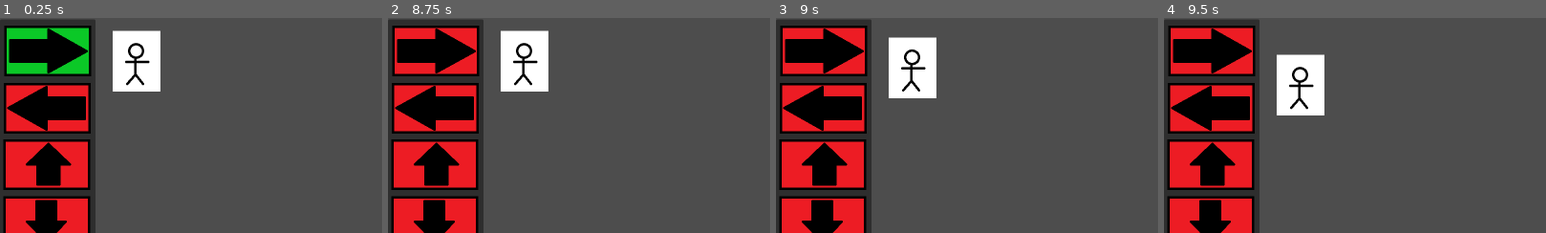
Above: before the commit, frames 1-4 (left to right).
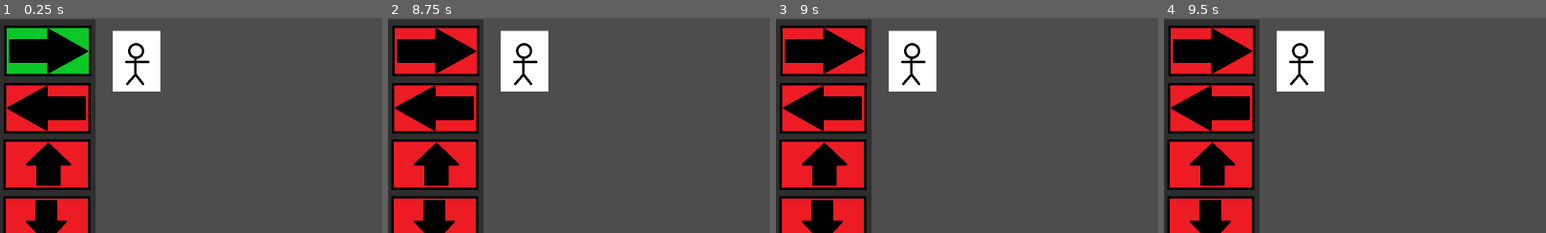
Above: after the commit, the same moments.

Repository: HumaidEbrahim/Arcademia
Game: Godot game, scene res://ui/blocks/scenes/main_ui.tscn
The game is run twice, just before and just after one commit, with the same random seed, the same clock (stepped at 60 frames per second) and the same inputs. This scene is started directly instead of the project's main scene.
Inputs (mouse positions are % of the whole screen's width and height, from its top left):
- Up to frame 1 (0.25 s): no input
- Up to frame 2 (8.75 s): click (6, 8) at 0.52 s; click "Run sequence" at 1.25 s; click "Clear sequence" at 2 s; tap Enter at 2.75, 4.25, 5.75 s; hold Right (move_right) 2.78-3.53 s; tap A (btn_1) at 2.85, 5.85 s; tap Space at 3.5, 5, 6.5 s; hold Down (move_down) 3.53-4.28 s; tap S (btn_2) at 3.6, 6.6 s; hold Right (move_right) 4.28-5.03 s; tap D (btn_3) at 4.35, 7.35 s; hold Up (move_up) 5.03-5.78 s; tap F (btn_4) at 5.1, 8.1 s; hold Left (move_left) 5.78-7.28 s; hold Down (move_down) 7.28-8.03 s; hold Right (move_right) from 8.03 s (still down)
- Up to frame 3 (9 s): release Right (move_right) at 8.78 s; hold Up (move_up) from 8.78 s (still down); tap A (btn_1) at 8.85 s
- Up to frame 4 (9.5 s): keep holding Up (move_up)
The pictures show only the part of the screen within x 0-50%, y 0-50%; the shares and areas given below are measured in that part.

Frames 1-2 are identical in both runs. In frame 3, 1.4% of the frame differs, in the area x 29-42%, y 5-38%; in frame 4, 3.4%, in the area x 29-42%, y 5-46%.
Error after the commit: Attempt to call function 'connect' in base 'null instance' on a null instance. (res://ui/blocks/scripts/main_ui.gd:23)

Commit message:
Added River Level

Diff:
--- /dev/null
+++ b/levels/lvl1/Farm_River_Level.tscn
@@ -0,0 +1,90 @@
+[gd_scene load_steps=12 format=3 uid="uid://diy7hae64ygie"]
+
+[ext_resource type="PackedScene" uid="uid://c4phshtsyfg0g" path="res://ui/blocks/scenes/main_ui.tscn" id="1_uogxr"]
+[ext_resource type="Texture2D" uid="uid://di1pm002tjj7q" path="res://levels/lvl1/River_Level.jpg" id="2_ool8g"]
+[ext_resource type="Texture2D" uid="uid://dmm4fdkilh1gh" path="res://levels/lvl1/Rock.png" id="3_ool8g"]
+
+[sub_resource type="RectangleShape2D" id="RectangleShape2D_ool8g"]
+size = Vector2(377.5, 177)
+
+[sub_resource type="RectangleShape2D" id="RectangleShape2D_t1n2c"]
+size = Vector2(179, 269.5)
+
+[sub_resource type="RectangleShape2D" id="RectangleShape2D_pyx1x"]
+size = Vector2(359.5, 186.5)
+
+[sub_resource type="RectangleShape2D" id="RectangleShape2D_qoy7n"]
+size = Vector2(156, 228.5)
+
+[sub_resource type="RectangleShape2D" id="RectangleShape2D_f8p5f"]
+size = Vector2(373, 226)
+
+[sub_resource type="RectangleShape2D" id="RectangleShape2D_y1fy7"]
+size = Vector2(435.5, 213.5)
+
+[sub_resource type="TileSetAtlasSource" id="TileSetAtlasSource_ool8g"]
+texture = ExtResource("3_ool8g")
+texture_region_size = Vector2i(128, 128)
+2:1/size_in_atlas = Vector2i(6, 8)
+2:1/0 = 0
+
+[sub_resource type="TileSet" id="TileSet_t1n2c"]
+sources/0 = SubResource("TileSetAtlasSource_ool8g")
+
+[node name="FarmRiverLevel" type="Node2D"]
+
+[node name="MainUI" parent="." instance=ExtResource("1_uogxr")]
+offset_top = 450.0
+offset_right = 800.0
+offset_bottom = 450.0
+
+[node name="Player" parent="MainUI/HBoxContainer/GameArea/SubViewportContainer/SubViewport" index="0"]
+position = Vector2(1138, 590)
+
+[node name="Sprite2D" type="Sprite2D" parent="MainUI/HBoxContainer/GameArea/SubViewportContainer/SubViewport" index="1"]
+scale = Vector2(0.21405636, 0.22710067)
+texture = ExtResource("2_ool8g")
+centered = false
+
+[node name="SafeArea" type="Area2D" parent="MainUI/HBoxContainer/GameArea/SubViewportContainer/SubViewport" index="2"]
+
+[node name="CollisionShape2D" type="CollisionShape2D" parent="MainUI/HBoxContainer/GameArea/SubViewportContainer/SubViewport/SafeArea"]
+position = Vector2(1012.75, 590)
+shape = SubResource("RectangleShape2D_ool8g")
+
+[node name="CollisionShape2D2" type="CollisionShape2D" parent="MainUI/HBoxContainer/GameArea/SubViewportContainer/SubViewport/SafeArea"]
+position = Vector2(913, 765)
+shape = SubResource("RectangleShape2D_t1n2c")
+
+[node name="CollisionShape2D3" type="CollisionShape2D" parent="MainUI/HBoxContainer/GameArea/SubViewportContainer/SubViewport/SafeArea"]
+position = Vector2(673.75, 809.25)
+shape = SubResource("RectangleShape2D_pyx1x")
+
+[node name="CollisionShape2D4" type="CollisionShape2D" parent="MainUI/HBoxContainer/GameArea/SubViewportContainer/SubViewport/SafeArea"]
+position = Vector2(572, 616.25)
+shape = SubResource("RectangleShape2D_qoy7n")
+
+[node name="CollisionShape2D5" type="CollisionShape2D" parent="MainUI/HBoxContainer/GameArea/SubViewportContainer/SubViewport/SafeArea"]
+position = Vector2(464.5, 615)
+shape = SubResource("RectangleShape2D_f8p5f")
+
+[node name="CollisionShape2D6" type="CollisionShape2D" parent="MainUI/HBoxContainer/GameArea/SubViewportContainer/SubViewport/SafeArea"]
+position = Vector2(216.75, 690.75)
+shape = SubResource("RectangleShape2D_y1fy7")
+
+[node name="TileMap" type="TileMap" parent="."]
+scale = Vector2(0.2, 0.2)
+tile_set = SubResource("TileSet_t1n2c")
+collision_visibility_mode = 1
+format = 2
+layer_0/tile_data = PackedInt32Array(13893981, 131072, 1, 15139164, 131072, 1, 16449883, 131072, 1, 16646453, 131072, 1, 16646416, 131072, 1, 16580850, 131072, 1, 14614770, 131072, 1, 12976371, 131072, 1, 12976333, 131072, 1, 12910767, 131072, 1, 14483629, 131072, 1, 14483591, 131072, 1)
+
+[connection signal="area_entered" from="MainUI/HBoxContainer/GameArea/SubViewportContainer/SubViewport/Player" to="MainUI" method="_on_player_area_entered"]
+[connection signal="area_entered" from="MainUI/HBoxContainer/GameArea/SubViewportContainer/SubViewport/SafeArea" to="MainUI" method="_on_safe_area_area_entered"]
+[connection signal="area_exited" from="MainUI/HBoxContainer/GameArea/SubViewportContainer/SubViewport/SafeArea" to="MainUI" method="_on_safe_area_area_exited"]
+
+[editable path="MainUI"]
+[editable path="MainUI/HBoxContainer/FunctionPanel/VBoxContainer/Move_Right"]
+[editable path="MainUI/HBoxContainer/FunctionPanel/VBoxContainer/Move_Left"]
+[editable path="MainUI/HBoxContainer/FunctionPanel/VBoxContainer/Move_Up"]
+[editable path="MainUI/HBoxContainer/FunctionPanel/VBoxContainer/Move_Down"]
--- /dev/null
+++ b/levels/lvl3/Space1.tscn
@@ -0,0 +1,16 @@
+[gd_scene load_steps=2 format=3 uid="uid://l3hv6oitfol1"]
+
+[ext_resource type="PackedScene" uid="uid://c4phshtsyfg0g" path="res://ui/blocks/scenes/main_ui.tscn" id="1_gid1p"]
+
+[node name="Space1" type="Node2D"]
+
+[node name="MainUI" parent="." instance=ExtResource("1_gid1p")]
+offset_top = 450.0
+offset_right = 800.0
+offset_bottom = 450.0
+
+[editable path="MainUI"]
+[editable path="MainUI/HBoxContainer/FunctionPanel/VBoxContainer/Move_Right"]
+[editable path="MainUI/HBoxContainer/FunctionPanel/VBoxContainer/Move_Left"]
+[editable path="MainUI/HBoxContainer/FunctionPanel/VBoxContainer/Move_Up"]
+[editable path="MainUI/HBoxContainer/FunctionPanel/VBoxContainer/Move_Down"]
--- a/levels/openworld/FarmMap.tscn
+++ b/levels/openworld/FarmMap.tscn
@@ -341,9 +341,6 @@
 "speed": 5.0
 }]
 
-[sub_resource type="RectangleShape2D" id="RectangleShape2D_u26ar"]
-size = Vector2(92, 146)
-
 [sub_resource type="SpriteFrames" id="SpriteFrames_qovtx"]
 animations = [{
 "frames": [{
@@ -466,18 +463,16 @@
 texture = ExtResource("63_6wkvg")
 
 [node name="River" type="Area2D" parent="."]
+monitorable = false
 script = ExtResource("68_bi5to")
+target_level = "res://FarmRiverLevel.tscn"
 
 [node name="AnimatedSprite2D" type="AnimatedSprite2D" parent="River"]
-position = Vector2(53, 824.875)
+position = Vector2(53, 841)
 scale = Vector2(0.406738, 0.420166)
 sprite_frames = SubResource("SpriteFrames_cdtih")
 autoplay = "default"
 frame_progress = 0.747943
-
-[node name="CollisionShape2D" type="CollisionShape2D" parent="River"]
-position = Vector2(262, 826)
-shape = SubResource("RectangleShape2D_u26ar")
 
 [node name="Bridge" type="Sprite2D" parent="."]
 position = Vector2(183, 734)
@@ -513,3 +508,5 @@
 stream = ExtResource("75_gfkuq")
 volume_db = -15.052
 autoplay = true
+
+[connection signal="child_exiting_tree" from="House/CollisionShape2D" to="Barn" method="_on_collision_shape_2d_child_exiting_tree"]
--- a/levels/openworld/Level_Select.gd
+++ b/levels/openworld/Level_Select.gd
@@ -26,3 +26,11 @@
 func _process(delta):
 	if player_inside and Input.is_action_just_pressed("btn_1"):
 		get_tree().change_scene_to_file(target_level)
+
+
+func _on_collision_shape_2d_child_exiting_tree(node: Node) -> void:
+	pass # Replace with function body.
+
+
+func _on_collision_shape_2d_child_entered_tree(node: Node) -> void:
+	pass # Replace with function body.
--- a/project.godot
+++ b/project.godot
@@ -19,6 +19,7 @@
 
 window/size/viewport_width=1600
 window/size/viewport_height=900
+window/size/mode=3
 window/stretch/mode="viewport"
 
 [input]
--- a/ui/blocks/scripts/do_something_btn.gd
+++ b/ui/blocks/scripts/do_something_btn.gd
@@ -6,27 +6,38 @@
 @export var step_size: int = 50
 @export var move_duration: float = 0.5
 @export var move_direction: String = "Right"
+@export var safe_area_path: NodePath
+var sprite_original_position: Vector2
+var safe_area: Area2D
+@export var player_path: NodePath
+
+
 
 var move_offset: Vector2 = Vector2.ZERO
 var sprite: Area2D
 
 # Called when the node enters the scene tree for the first time.
 func _ready() -> void:
+	if player_path:
+		sprite = get_node(player_path) as Area2D
+	if not sprite:
+		push_error("Player node not found! Check player_path.")
+	return
+
 	sprite = get_parent().get_parent().get_parent().find_child("Player") as Area2D
+	if safe_area_path:
+		safe_area = get_node(safe_area_path) as Area2D
+	sprite_original_position = sprite.position
 
-	# Convert string to vector
-	# Convert string to vector using match statement properly
+
+	# Convert string direction to vector
 	match move_direction.to_lower():
-		"right":
-			move_offset = Vector2(step_size, 0)
-		"left":
-			move_offset = Vector2(-step_size, 0)
-		"up":
-			move_offset = Vector2(0, -step_size)
-		"down":
-			move_offset = Vector2(0, step_size)
-		_:
-			move_offset = Vector2.ZERO
+		"right": move_offset = Vector2(step_size, 0)
+		"left": move_offset = Vector2(-step_size, 0)
+		"up": move_offset = Vector2(0, -step_size)
+		"down": move_offset = Vector2(0, step_size)
+		_: move_offset = Vector2.ZERO
+
 
 # Called every frame. 'delta' is the elapsed time since the previous frame.
 func _process(delta: float) -> void:
@@ -46,8 +57,9 @@
 		elapsed += delta
 		sprite.position = start_pos.lerp(end_pos, min(elapsed / move_duration, 1))
 		await get_tree().process_frame
-
 	sprite.position = end_pos
+	if not is_player_in_safe_area():
+		sprite.position = sprite_original_position # Reset position
 
 	# Add delay
 	await get_tree().create_timer(0.5).timeout
@@ -57,3 +69,9 @@
 
 func _on_pressed() -> void:
 	await spriteAnimation()
+
+
+func is_player_in_safe_area() -> bool:
+	if not safe_area or not sprite:
+		return false
+	return safe_area.get_overlapping_areas().has(sprite)
--- a/ui/blocks/scripts/main_ui.gd
+++ b/ui/blocks/scripts/main_ui.gd
@@ -1,4 +1,9 @@
 extends Control
+
+var player_node: Area2D
+var player_original_position: Vector2
+var player_in_safe_area: bool = false
+
 
 #Array to store execution commands
 var executeQue:Array = []
@@ -11,6 +16,13 @@
 func _ready() -> void:
 	#Grab focus on launch
 	$HBoxContainer/FunctionPanel/VBoxContainer/Move_Right/Action_Button.grab_focus()
+	player_node = $HBoxContainer/GameArea/SubViewportContainer/SubViewport/Player
+	player_original_position = player_node.position
+
+	var safe_area = $HBoxContainer/GameArea/SubViewportContainer/SubViewport/SafeArea
+	safe_area.connect("body_entered", Callable(self, "_on_safe_area_body_entered"))
+	safe_area.connect("body_exited", Callable(self, "_on_safe_area_body_exited"))
+
 
 # Called every frame. 'delta' is the elapsed time since the previous frame.
 func _process(delta: float) -> void:
@@ -169,3 +181,17 @@
 		var new_focus_index = min(index, child_count - 1)
 		var next_item = parent_container.get_child(new_focus_index)
 		next_item.grab_focus()
+
+
+func _on_safe_area_body_entered(body: Node) -> void:
+	if body == player_node:
+		player_in_safe_area = true
+
+func _on_safe_area_body_exited(body: Node) -> void:
+	if body == player_node:
+		player_in_safe_area = false
+		reset_player_position()
+
+func reset_player_position():
+	if is_instance_valid(player_node):
+		player_node.position = player_original_position
Binary file added: levels/lvl1/River_Level.jpg
Not shown, added: levels/lvl1/River_Level.jpg.import
Binary file added: levels/lvl1/Rock.png
Not shown, added: levels/lvl1/Rock.png.import
Not shown: 1 places in levels/openworld/FarmMap.tscn that only renumber resources
Not shown, added: music/Bongi XMas/Bongi XMas (mastered).mp3.import
Not shown, added: music/Bongi XMas/Bongi XMas (mastered).wav.import
Not shown, added: sounds/Walking/Bongi XMas/Bongi XMas (mastered).mp3.import
Not shown, added: sounds/Walking/Bongi XMas/Bongi XMas (mastered).wav.import
Not shown, added: music/Bongi XMas/Backup/Bongi XMas (overwritten at 21h30).flp
Not shown, added: music/Bongi XMas/Bongi XMas (mastered).mp3
Not shown, added: music/Bongi XMas/Bongi XMas (mastered).wav
(and 7 more such lines)
